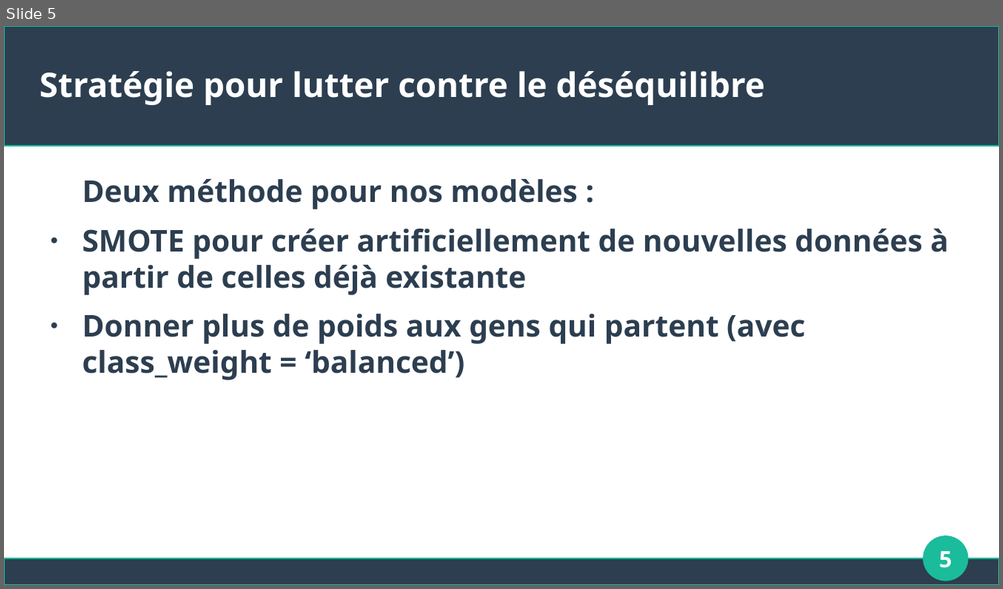
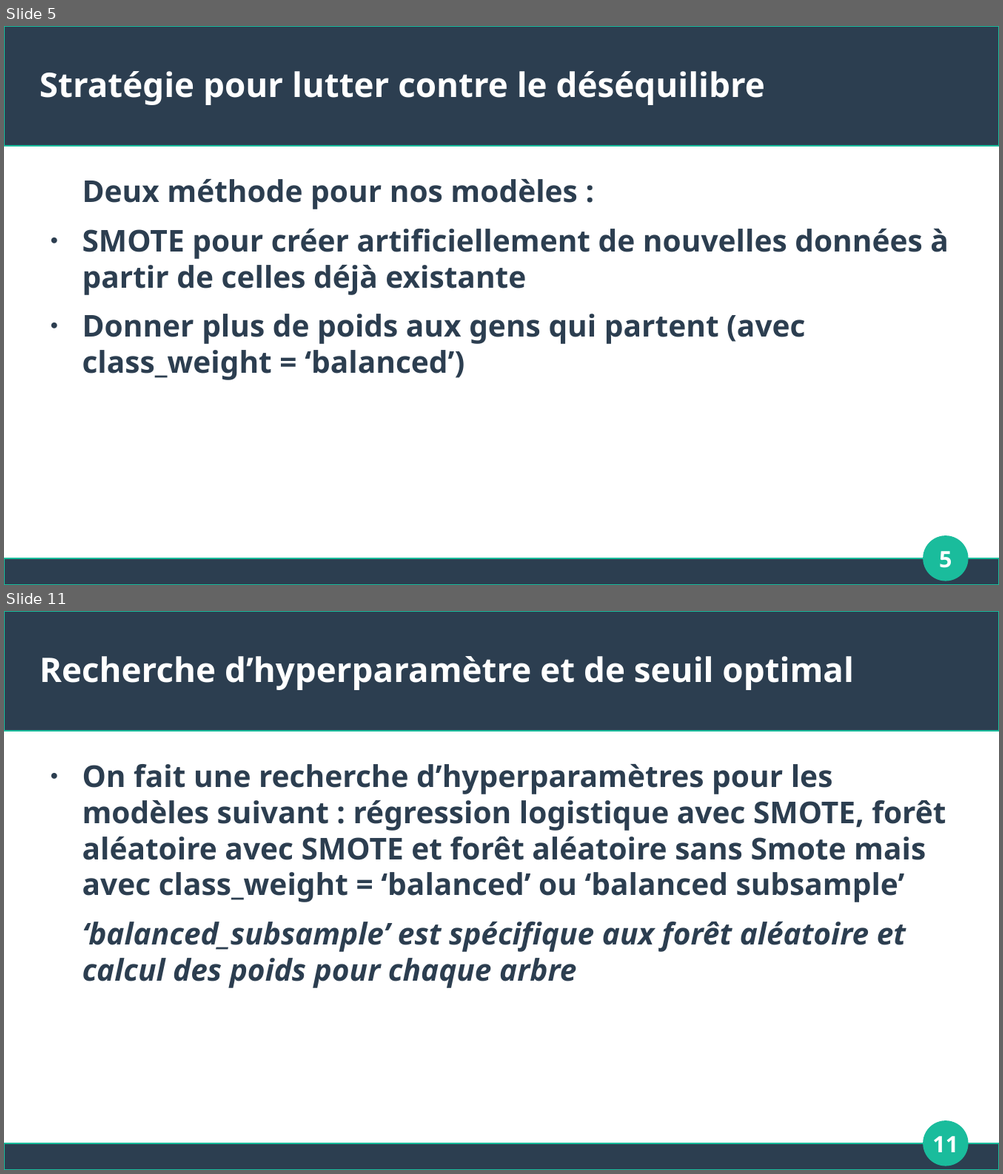
Before and after one commit to Apinsun/Projet4, a slide deck: presentation.odp. Shown one above the other, each under a label of ours: slide 5 before the commit, slides 5 and 11 after it; the slides between them are not shown. The pictures are 1003x589 and 1003x1174 pixels, drawn with LibreOffice and Linux fonts; fonts in the diff are those of the drawing. Boxes give left, top, right and bottom in pixels: in the first picture for what was removed or moved away, otherwise in the second. Text is boxed around its words. In the diff, an @@ line names an element or a change of style, - is before the commit and + after.

```diff
--- a/presentation.odp
+++ b/presentation.odp
@@ slide 11 added at [4,611,999,1170], background #FFFFFF; not listed: 3 template elements that a slide beside it also shows @@
@@ title added at [40,656,854,690], 27 pt, text #FFFFFF, bold @@
+Recherche d’hyperparamètre et de seuil optimal
@@ text added at [82,764,945,988], 24 pt, text #2C3E50, bold @@
+● On fait une recherche d’hyperparamètres pour les modèles suivant : régression logistique avec SMOTE, forêt aléatoire avec SMOTE et forêt aléatoire sans Smote mais avec class_weight = ‘balanced’ ou ‘balanced subsample’
+‘balanced_subsample’ est spécifique aux forêt aléatoire et calcul des poids pour chaque arbre
@@ page number added at [932,1136,958,1153], 18 pt, text #FFFFFF, bold @@
+11
```
Also in this commit, not shown: 2 slides changed, 12 other slides added, 1 slide removed, 1 other file.
